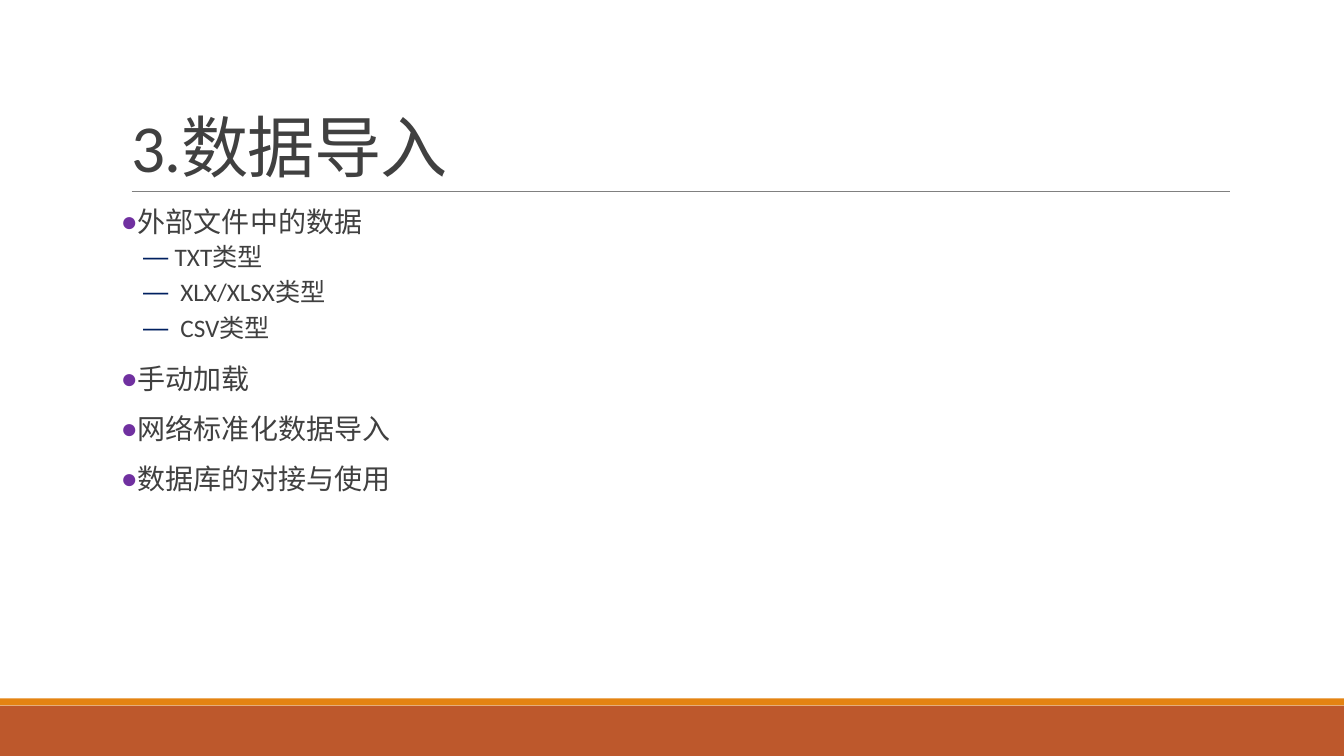
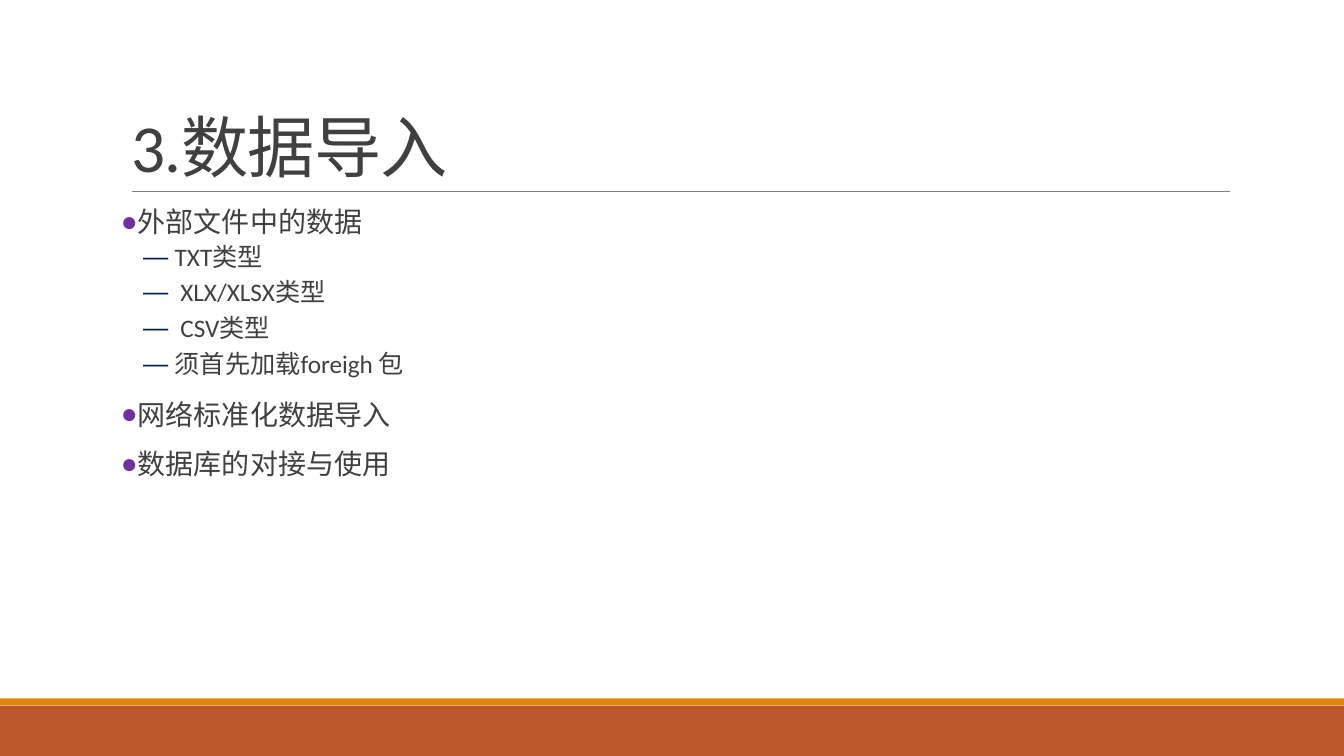
Before and after one commit to exoplanetX/DataAnalytics, a slide deck: slide 23 of 实验2-变量-导入和包.pptx. Drawn at 1344x756 pixels with LibreOffice and Linux fonts; fonts in the diff are those of the drawing. Boxes give left, top, right and bottom in pixels: in the first picture for what was removed or moved away, otherwise in the second. Text is boxed around its words. In the diff, an @@ line names an element or a change of style, - is before the commit and + after.

Commit message:
Add files via upload
对数据集调用、增删操作的讲解顺序进行了调整

```diff
--- a/实验2-变量-导入和包.pptx
+++ b/实验2-变量-导入和包.pptx
@@ text at <box>175,352,404,378</box>: text changed; size 20 to 18 pt @@
-● 手动加载
+  — 须首先加载foreigh 包
```
Also in this commit, not shown: 4 other slides changed, 1 slide added.
